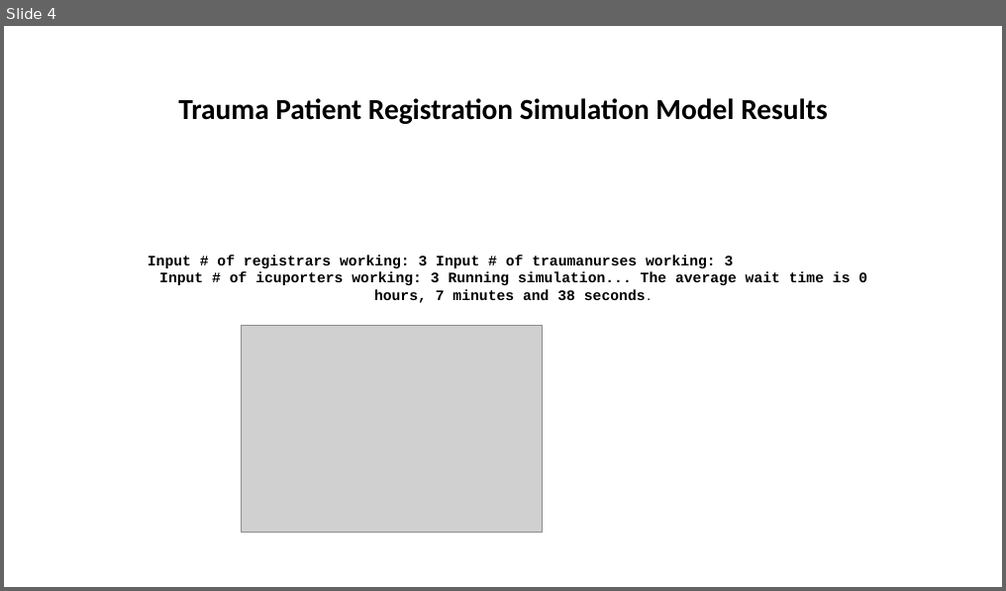
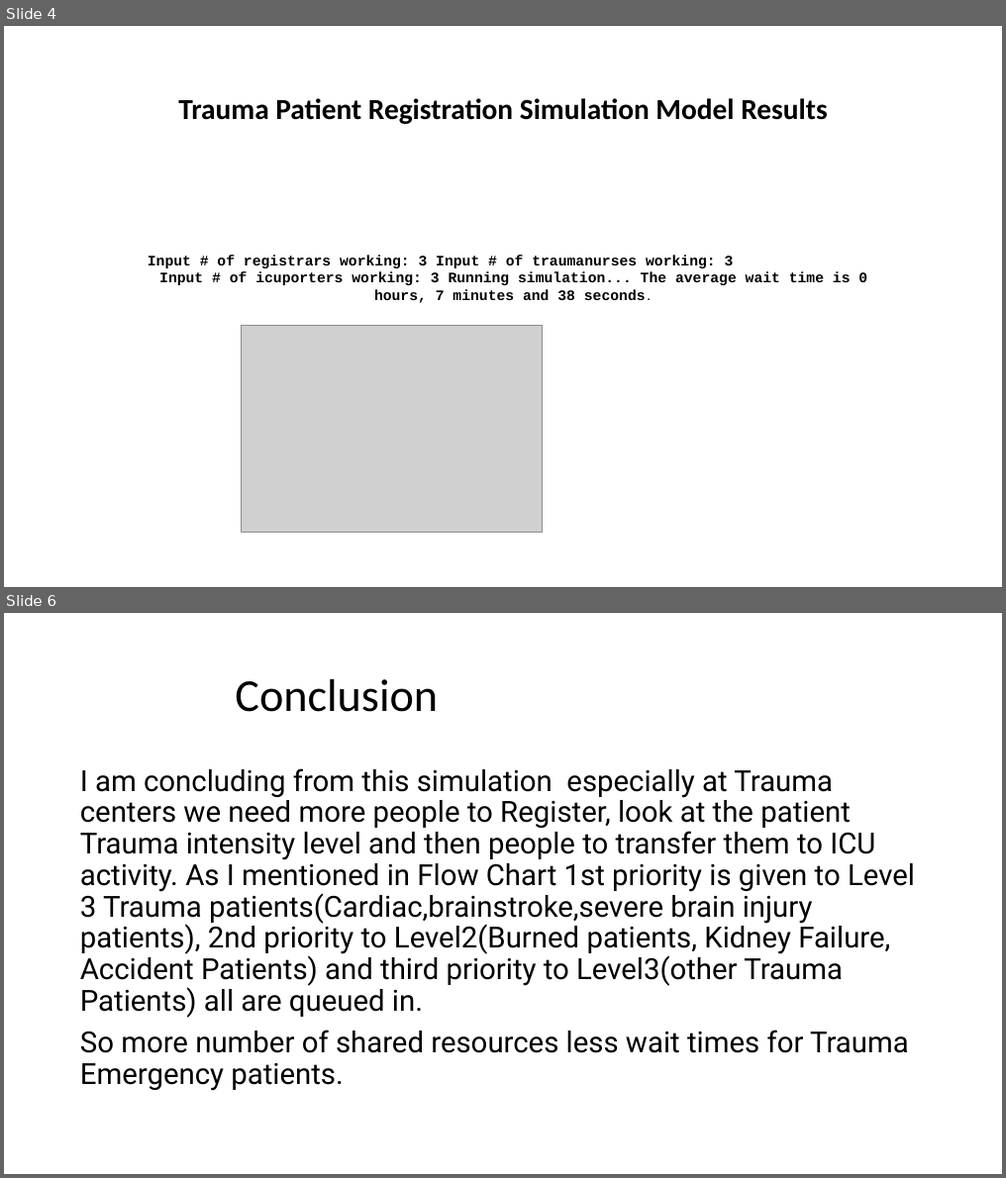
Before and after one commit to jayatveluri/Simulation-and-Modelling-Techniques, a slide deck: TraumaRegistrationSimulationModelPresentationFlowChart.pptx. Shown one above the other, each under a label of ours: slide 4 before the commit, slides 4 and 6 after it; the slides between them are not shown. The pictures are 1006x591 and 1006x1178 pixels, drawn with LibreOffice and Linux fonts; fonts in the diff are those of the drawing; grey boxes stand for pictures. Boxes give left, top, right and bottom in pixels: in the first picture for what was removed or moved away, otherwise in the second. Text is boxed around its words. In the diff, an @@ line names an element or a change of style, - is before the commit and + after.

```diff
--- a/TraumaRegistrationSimulationModelPresentationFlowChart.pptx
+++ b/TraumaRegistrationSimulationModelPresentationFlowChart.pptx
@@ slide 6 added at (x1=4, y1=613, x2=1002, y2=1174), background #FFFFFF @@
@@ title added at (x1=235, y1=679, x2=438, y2=712), 44 pt, text #000000 @@
+Conclusion
@@ text added at (x1=80, y1=768, x2=915, y2=1091), 28 pt, text #000000 @@
+I am concluding from this simulation especially at Trauma centers we need more people to Register, look at the patient Trauma intensity level and then people to transfer them to ICU activity. As I mentioned in Flow Chart 1st priority is given to Level 3 Trauma patients(Cardiac,brainstroke,severe brain injury patients), 2nd priority to Level2(Burned patients, Kidney Failure, Accident Patients) and third priority to Level3(other Trauma Patients) all are queued in.
+So more number of shared resources less wait times for Trauma Emergency patients.
```
Also in this commit, not shown: 1 other slide added.
